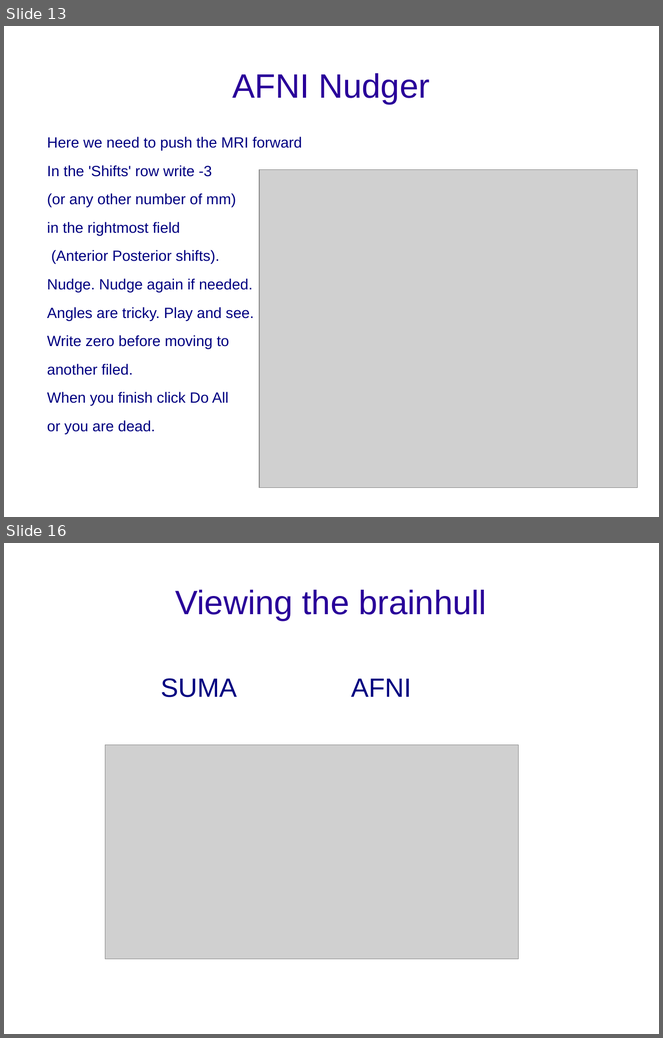
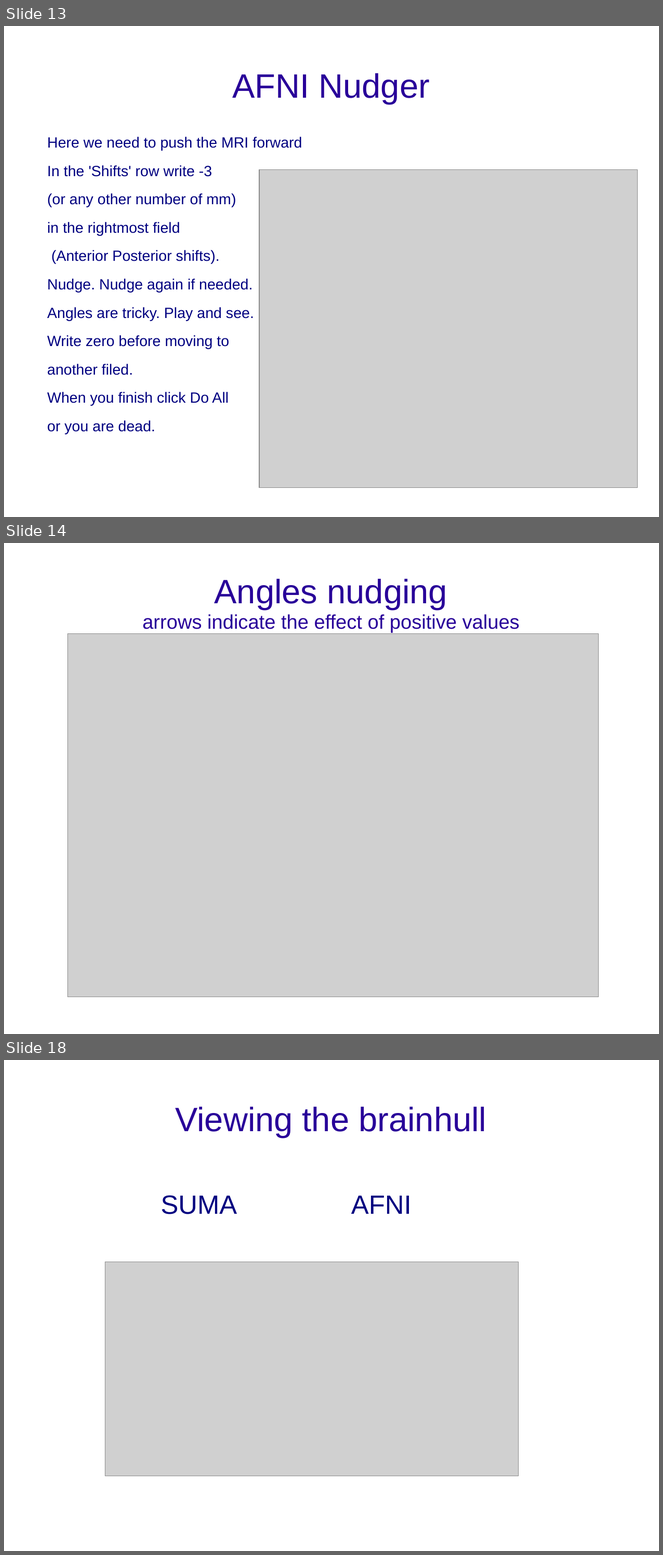
Before and after one commit to yuval-harpaz/SAM_BIU, a slide deck: docs/SAMtutorial.ppt. Shown one above the other, each under a label of ours: slides 13 and 16 before the commit, slides 13, 14 and 18 after it; the slides between them are not shown. The pictures are 663x1038 and 663x1555 pixels, drawn with LibreOffice and Linux fonts; fonts in the diff are those of the drawing; grey boxes stand for pictures; background and template pictures are left out. Boxes give left, top, right and bottom in pixels: in the first picture for what was removed or moved away, otherwise in the second. Text is boxed around its words. In the diff, an @@ line names an element or a change of style, - is before the commit and + after.

```diff
--- a/docs/SAMtutorial.ppt
+++ b/docs/SAMtutorial.ppt
@@ slide 14 added at bbox=[4, 543, 659, 1034], background picture (left out) @@
@@ title added at bbox=[142, 579, 520, 633], 24 pt, text #280099 @@
+Angles nudging
+arrows indicate the effect of positive values
@@ picture added at bbox=[67, 634, 599, 997] @@
@@ what was slide 16 is now slide 18 @@
```
Also in this commit, not shown: 6 slides changed, 1 other slide added, 2 other files.
